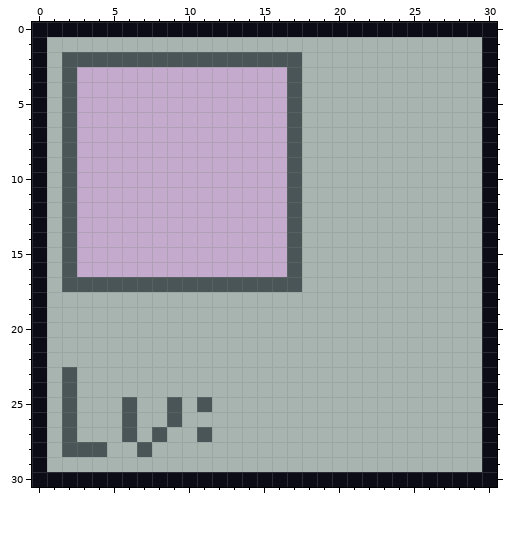
Pixel-art sprite -- default/images/sprites/level_background.png. Above is the file before it was changed.
The file is 31x31 pixels. Colours within 5 levels of each other are drawn and written as one.
Once edited:
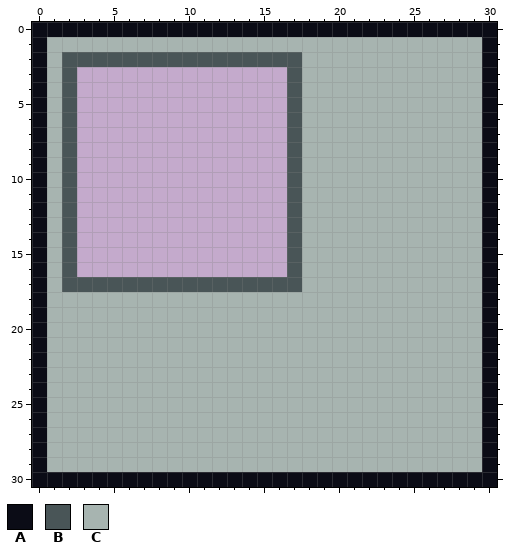
Palette (. is transparent): A #090a14fc  B #495557  C #a7b4b0fc
Difference:
@@ x 0..13 @@
 22 ACCCCCCCCCCCCC
-23 ACBCCCCCCCCCCC
-24 ACBCCCCCCCCCCC
-25 ACBCCCBCCBCBCC
-26 ACBCCCBCCBCCCC
-27 ACBCCCBCBCCBCC
-28 ACBBBCCBCCCCCC
+23 ACCCCCCCCCCCCC
+24 ACCCCCCCCCCCCC
+25 ACCCCCCCCCCCCC
+26 ACCCCCCCCCCCCC
+27 ACCCCCCCCCCCCC
+28 ACCCCCCCCCCCCC
 29 ACCCCCCCCCCCCC
Where, in picture pixels (left, top, right, bottom), the same in both pictures:
changed: (62, 367, 212, 457)
